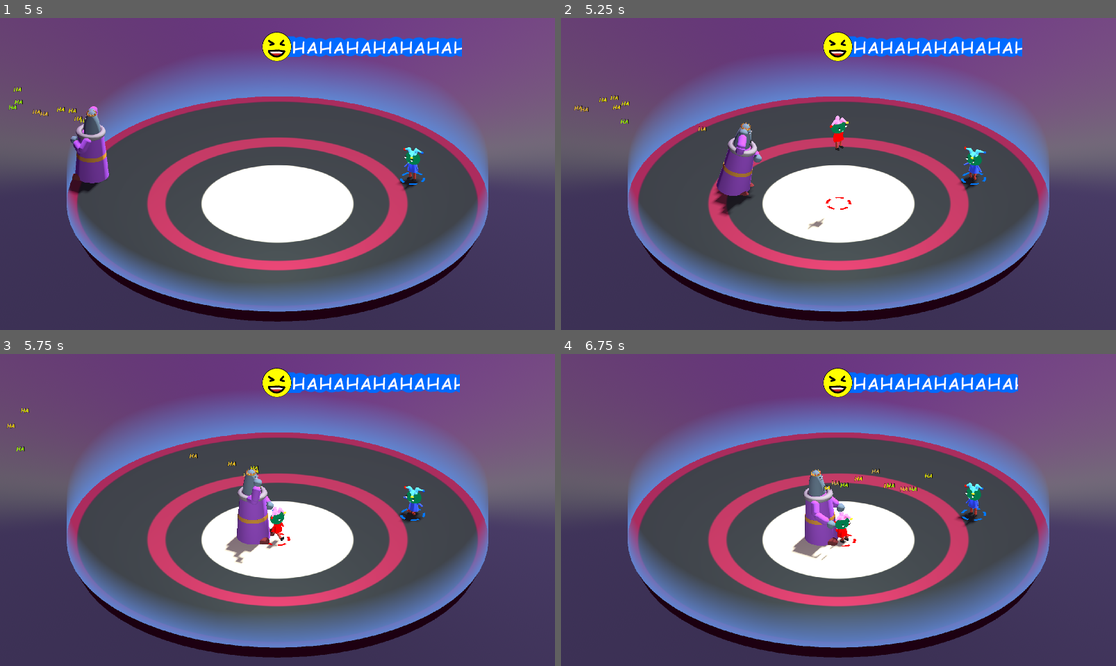
Above: before the commit, frames 1-4 (two rows, left to right).
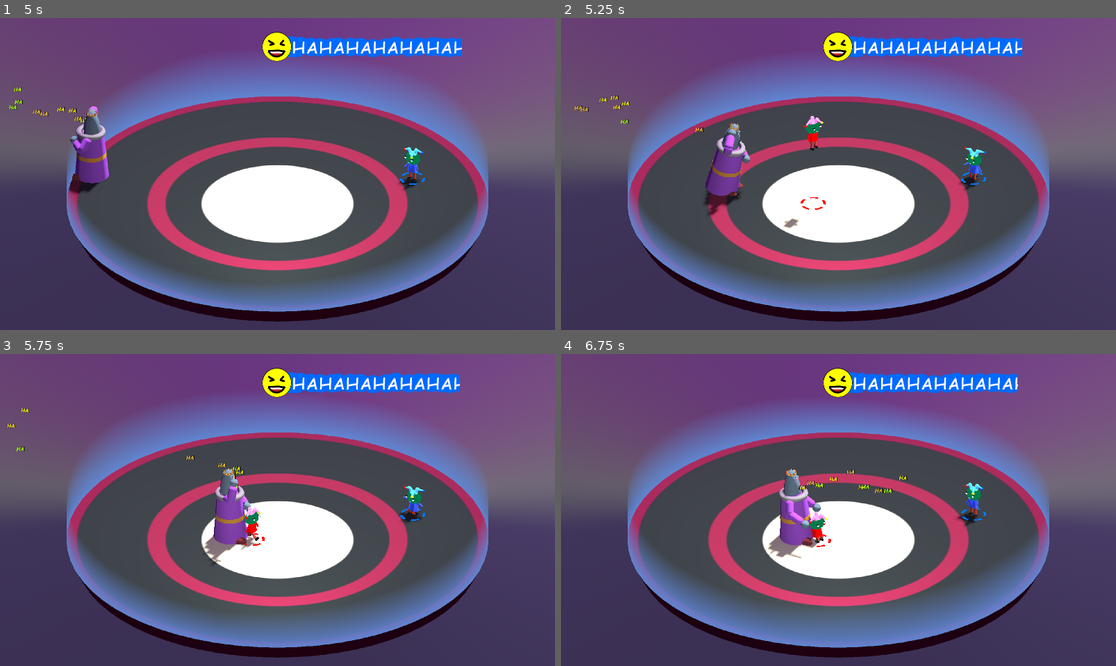
Above: after the commit, the same moments.

Repository: mwpenny/GGJ2024
Game: Godot game, scene res://scenes/ui.tscn
Two runs of this game, one before a commit and one after it. Both use one fixed random seed, a clock stepped at 60 frames per second and the inputs below.
Inputs:
- Up to frame 1 (5 s): click "Start Game" at 0.5 s
- Up to frame 2 (5.25 s): no input
- Up to frame 3 (5.75 s): no input
- Up to frame 4 (6.75 s): no input

Frame 1 is identical in both runs. In frame 2, 2.1% of the frame differs, in the area x 24-53%, y 31-68%; in frame 3, 2.7%; in frame 4, 2.9%, in the area x 37-67%, y 36-67%.

Commit message:
Don't spawn players inside of each other

Diff:
--- a/scripts/arena.gd
+++ b/scripts/arena.gd
@@ -24,4 +24,4 @@
 	else:
 		print("Player 2 died")
 
-	player.global_position = Vector3(0, 10, 0)
+	player.global_position = Vector3(player.score_mult * -3, 10, 0)
--- a/scripts/player.gd
+++ b/scripts/player.gd
@@ -87,10 +87,9 @@
 
 func kill():
 	velocity = Vector3.ZERO
-	invincibility_timer = 0
+	_start_knockback_cooldown()
 
 	death.emit(self)
-	_start_knockback_cooldown()
 
 func _is_knockback_disabled():
 	return invincibility_timer > 0
